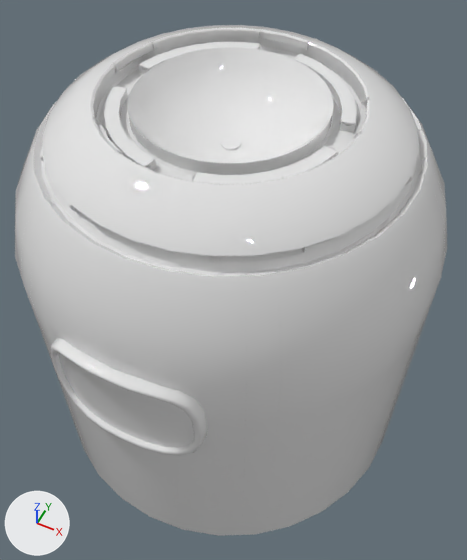
Before and after pictures for a commit that changed the FBX model Assets/Art/Meshes/TP_Submarine.fbx.
The view is the same before and after, from a camera (50 mm lens) standing at (1.04, -2.05, 3.63) and looking at (0.02, -0.02, 1.1). Lighting does not change. The marker at lower left points along +X, +Y and +Z. Where no turn or scale is listed for an object, it has been applied to the vertices.

Names of what the first picture shows: 'TP_Submarine_Base', 'TP_Submarine_CeilingValve', 'TP_Submarine_Details', 'TP_Submarine_Window'.
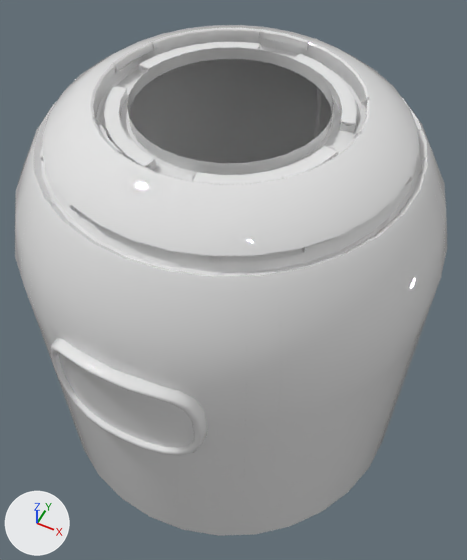
Changed parts and their boxes [x1, y1, x2, y2] in the pictures (467 x 560 px):
'TP_Submarine_CeilingValve', deleted
    before: [221, 137, 241, 150]
part 1 of me_mesh, deleted
    before: [127, 47, 334, 163]

Edits to the bpy script that builds the scene:
```text
Change me_mesh:
    used by ob_tp_submarine_base; location = (0.0, 0.0, 0.0)
    remove me_mesh.from_pydata(...)  # 1347 vertices, 1340 faces; spans x -1.0..1.0, y -1.0..1.0, z 0.0..2.19
    add me_mesh.from_pydata(...)  # 1138 vertices, 1116 faces; spans x -1.0..1.0, y -1.0..1.0, z 0.0..2.19
    me_mesh part 1
    209 vertices are removed from x -0.37..0.37, y -0.37..0.37, z 1.94..2.11
    224 faces are deleted
Remove ob_tp_submarine_ceilingvalve:
    ob_tp_submarine_ceilingvalve = bpy.data.objects.new('TP_Submarine_CeilingValve', me_mesh_001)
    ob_tp_submarine_ceilingvalve.location = (0.0, 0.0, 1.874)
```
